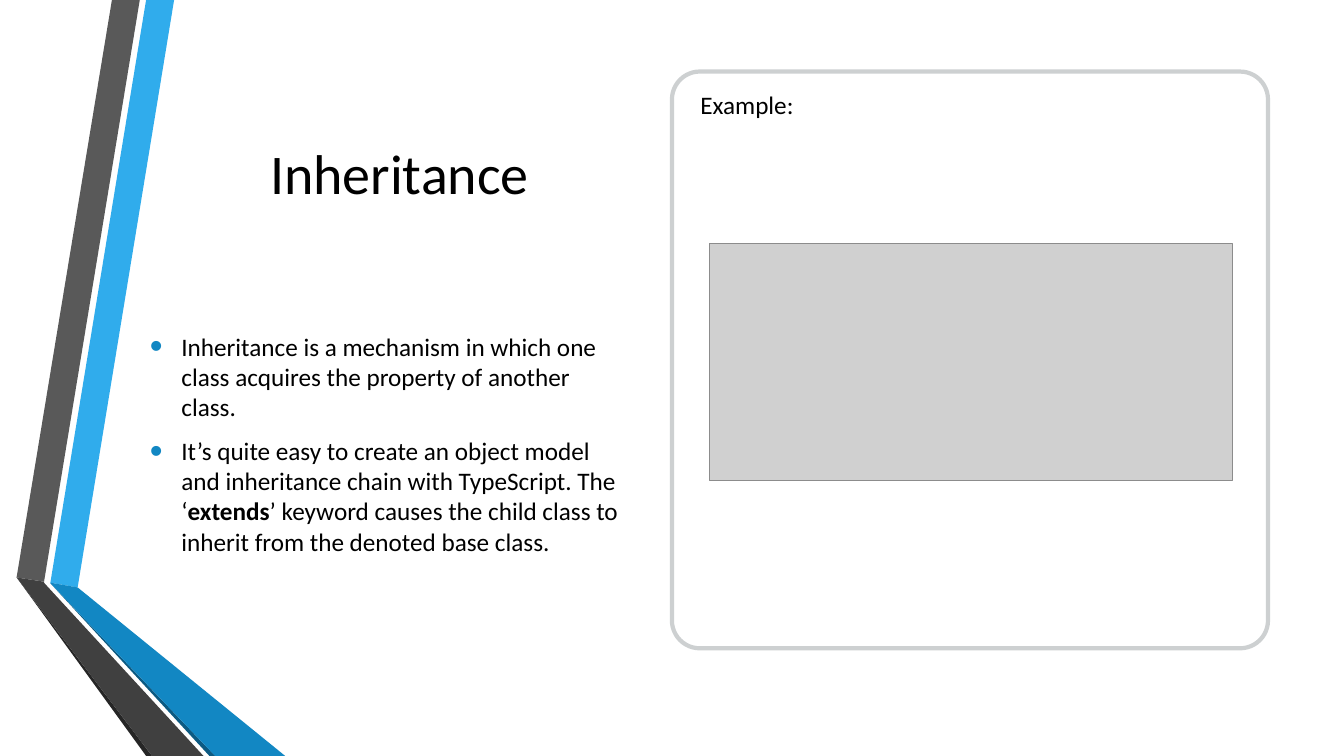
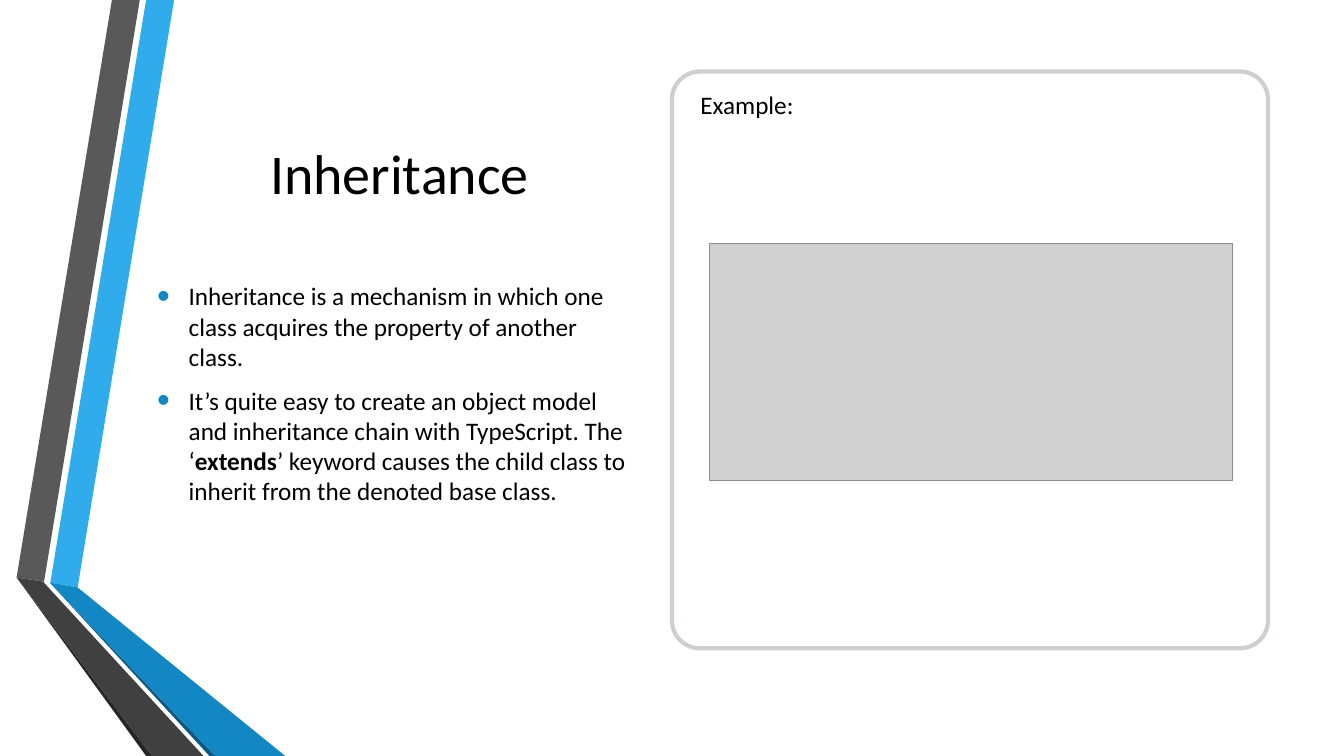
Before and after one commit to kalyank12/SoftwareParadigms, a slide deck: slide 25 of PPT/Group02-Component1.pptx. Drawn at 1344x756 pixels with LibreOffice and Linux fonts; fonts in the diff are those of the drawing; grey boxes stand for pictures; background and template pictures are left out. Boxes give left, top, right and bottom in pixels: in the first picture for what was removed or moved away, otherwise in the second. Text is boxed around its words. In the diff, an @@ line names an element or a change of style, - is before the commit and + after.

```diff
--- a/PPT/Group02-Component1.pptx
+++ b/PPT/Group02-Component1.pptx
@@ text "Inheritance is a mechanism in ...": place and size @@
-text "Inheritance is a mechanism in ..." at [181,338,617,552]
+text "Inheritance is a mechanism in ..." at [189,287,625,501]
```
Also in this commit, not shown: 9 other slides changed, 1 other file.
